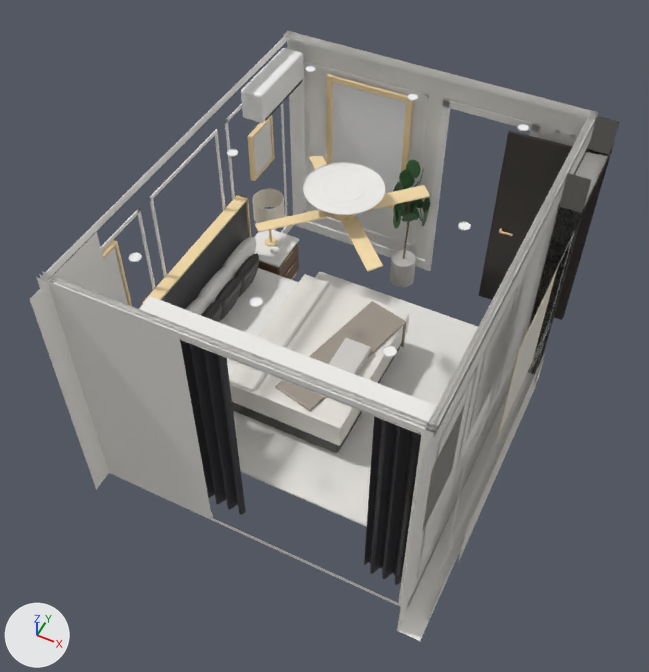
One commit to the glTF model public/tour-assets/g-type/v2/glb/MASTER.glb: the scene before it, then after it.
The view is the same before and after, from a 50 mm lens placed at (4.06, -1.65, 7.09), pointed at (1.66, 3.16, 1.08). Every picture has the same lights, and +X, +Y and +Z are marked at lower left. The picture after the commit comes second. Vertices at exactly the same position are counted once.

The scene before the commit, as lines of its bpy script (objects in view):
```python
ob_web_master = bpy.data.objects.new('WEB_MASTER', me_web_master)
ob_web_master.location = (0.0, 0.0, 0.0)
```
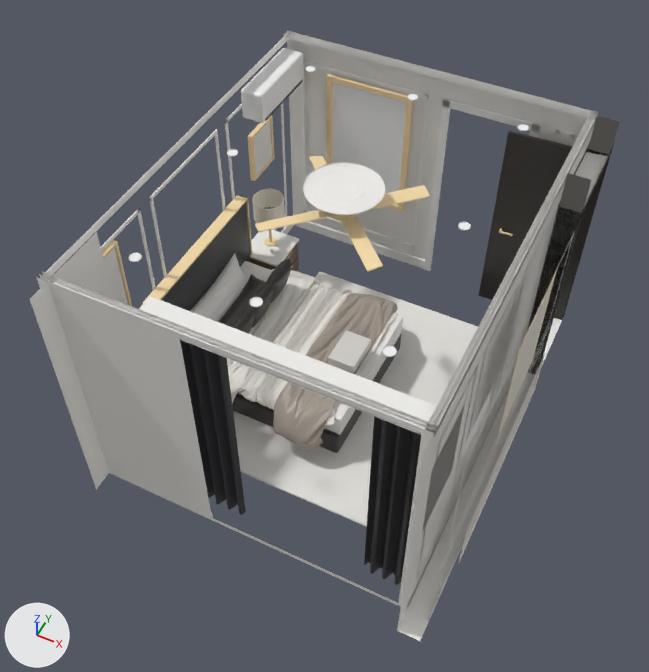
Location of each change, [x1, y1, x2, y2] in pixels of the pictures (649 x 672 px):
part 1 of me_web_master, added
    after: [238, 261, 403, 435]
part 2 of me_web_master, added
    after: [231, 259, 291, 334]
part 3 of me_web_master, added
    after: [328, 330, 371, 373]
part 4 of me_web_master, deleted
    before: [390, 159, 430, 288]
part 5 of me_web_master, reshaped
    before: [185, 237, 410, 446]
    after: [190, 254, 398, 449]
part 6 of me_web_master, built on
    before: [458, 355, 544, 563]
    after: [458, 318, 562, 563]

Patch to the scene script:
```diff
--- a/public/tour-assets/g-type/v2/glb/MASTER.glb.py
+++ b/public/tour-assets/g-type/v2/glb/MASTER.glb.py
@@ mat_mat_g_marble_floor_white @@
+mat_mat_g_marble_floor_white = principled_material('MAT_G_MARBLE_FLOOR_WHITE')
+mat_mat_g_marble_floor_white.base_color = (0.9, 0.89, 0.87)  # white #f3f2f0
+mat_mat_g_marble_floor_white.roughness = 0.4
@@ me_web_master @@
 # used by ob_web_master; location = (0.0, 0.0, 0.0)
-me_web_master.from_pydata(...)  # 24679 vertices, 47635 faces; spans x 0.1..3.45, y 1.4..5.47, z 0.0..2.5
+me_web_master.from_pydata(...)  # 44256 vertices, 86089 faces; spans x 0.1..3.45, y 1.4..5.47, z 0.0..2.5
+# me_web_master part 1: a new loose piece, a box spanning x 0.22..2.03, y 2.74..4.16, z 0.32..0.55, in mat_mat_g_bed_sheet_white (white #f3f2ef)
+# me_web_master part 2: a new loose piece of 4670 vertices spanning x 0.7..0.9, y 2.88..4.02, z 0.6..0.98, in mat_mat_g_velvet_charcoal (dark grey #353230)
+# me_web_master part 3: a new loose piece of 160 vertices spanning x 1.68..1.95, y 3.2..3.59, z 0.66..0.75, in mat_mat_g_towel_grey (light grey #dad7d3)
+# me_web_master part 4: 24 loose pieces with 2252 vertices, spanning x 1.45..1.84, y 5.02..5.36, z 0.0..1.55, are deleted
+# me_web_master part 5: 48 vertices moved within x 0.22..1.93, y 2.71..4.21, z 0.54..0.83; 9888 vertices removed from x 0.15..2.09, y 2.66..4.24, z 0.2..0.93; 26674 vertices added at x 0.22..1.99, y 2.48..4.42, z 0.24..0.87
+# me_web_master part 6: 5 vertices moved within x 3.44..3.45, y 4.15..4.27, z 0.27..0.51; 34 vertices removed from x 3.43..3.45, y 2.15..4.29, z 0.07..0.61; 239 vertices added at x 3.2..3.45, y 2.15..5.36, z 0.0..0.61
 me_web_master.materials.append(mat_mat_g_wall_paint)
@@ me_web_master @@
 me_web_master.materials.append(mat_mat_g_mirror)
-me_web_master.materials.append(mat_mat_g_ceramic_greige)  # light grey #c4c0bc
-me_web_master.materials.append(mat_mat_g_soil)  # brown #3f352c
 me_web_master.materials.append(mat_mat_g_ac_white)
@@ me_web_master @@
 me_web_master.materials.append(mat_mat_g_drape_charcoal)
+me_web_master.materials.append(mat_mat_g_marble_floor_white)  # white #f3f2f0
```
